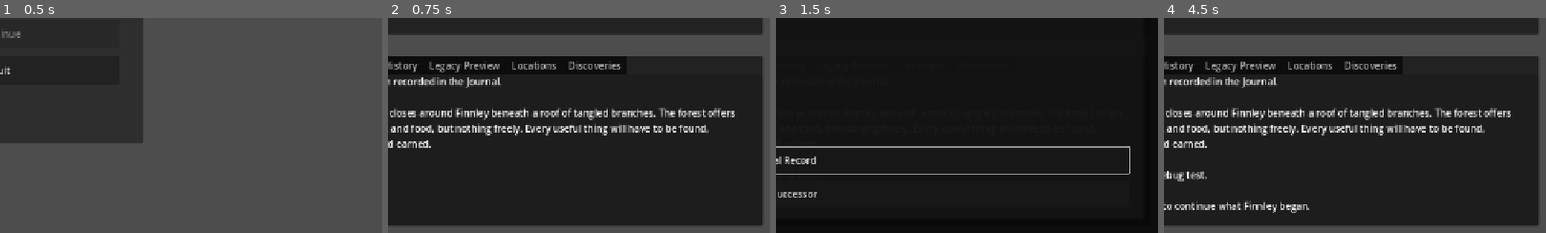
Above: before the commit, frames 1-4 (left to right).
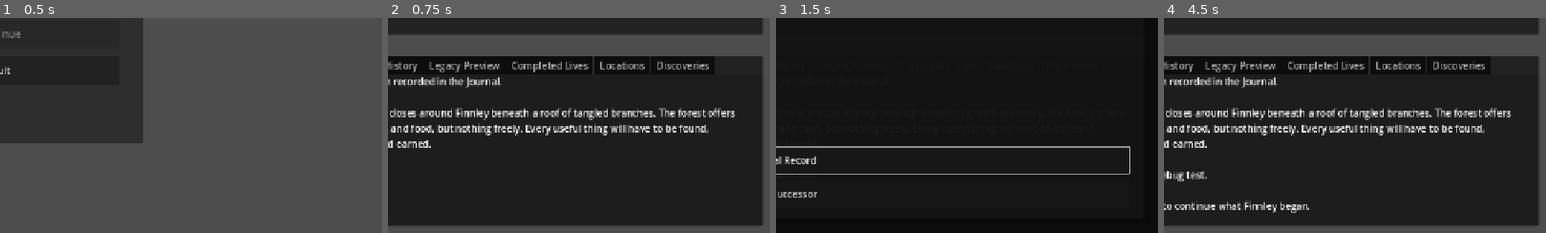
Above: after the commit, the same moments.

Repository: thegrundle-git/frontierthegame
Game: Godot game, scene res://scenes/ui/MainMenu.tscn
Same seed, same stepped clock (60 frames per second), same inputs: the game is played once before the commit and once after it.
Inputs:
- Up to frame 1 (0.5 s): no input
- Up to frame 2 (0.75 s): click "New Game" at 0.5 s
- Up to frame 3 (1.5 s): click "Load" at 1.25 s
- Up to frame 4 (4.5 s): click "Actions ▾" at 2 s; click "Travel ▸" at 2.75 s; click "Choose Successor" at 3.5 s; click "Continue as Rowan" at 4.25 s
The pictures show only the part of the screen within x 50-100%, y 50-100%; the shares and areas given below are measured in that part.

Frame 1 is identical in both runs. In frame 2, 1.0% of the frame differs, in the area x 32-84%, y 17-27%; in frame 3, less than 0.1%; in frame 4, 1.0%.

Commit message:
v0.5.10-alpha1 - Add completed lives journal

Diff:
--- a/scenes/ui/GameUI.tscn
+++ b/scenes/ui/GameUI.tscn
@@ -317,11 +317,45 @@
 tooltip_text = "Open Finnley's full legacy summary."
 text = "Open Legacy Summary"
 
+[node name="Completed Lives" type="MarginContainer" parent="ScreenMargin/MainLayout/MiddleRow/RightColumn/DetailTabs/Journal/JournalTabs"]
+visible = false
+layout_mode = 2
+size_flags_vertical = 3
+metadata/_tab_index = 3
+
+[node name="CompletedLivesLayout" type="VBoxContainer" parent="ScreenMargin/MainLayout/MiddleRow/RightColumn/DetailTabs/Journal/JournalTabs/Completed Lives"]
+layout_mode = 2
+size_flags_vertical = 3
+theme_override_constants/separation = 8
+
+[node name="CompletedLivesLog" type="RichTextLabel" parent="ScreenMargin/MainLayout/MiddleRow/RightColumn/DetailTabs/Journal/JournalTabs/Completed Lives/CompletedLivesLayout"]
+unique_name_in_owner = true
+layout_mode = 2
+size_flags_horizontal = 3
+size_flags_vertical = 3
+focus_mode = 2
+theme_override_constants/line_separation = 3
+text = "No completed lives have been recorded."
+selection_enabled = true
+
+[node name="CompletedLifeSelector" type="OptionButton" parent="ScreenMargin/MainLayout/MiddleRow/RightColumn/DetailTabs/Journal/JournalTabs/Completed Lives/CompletedLivesLayout"]
+unique_name_in_owner = true
+custom_minimum_size = Vector2(0, 42)
+layout_mode = 2
+focus_mode = 2
+
+[node name="OpenCompletedLifeButton" type="Button" parent="ScreenMargin/MainLayout/MiddleRow/RightColumn/DetailTabs/Journal/JournalTabs/Completed Lives/CompletedLivesLayout"]
+unique_name_in_owner = true
+custom_minimum_size = Vector2(0, 42)
+layout_mode = 2
+focus_mode = 2
+text = "Open Completed Life"
+
 [node name="Locations" type="MarginContainer" parent="ScreenMargin/MainLayout/MiddleRow/RightColumn/DetailTabs/Journal/JournalTabs" unique_id=1193564463]
 visible = false
 layout_mode = 2
 size_flags_vertical = 3
-metadata/_tab_index = 3
+metadata/_tab_index = 4
 
 [node name="LocationsLog" type="RichTextLabel" parent="ScreenMargin/MainLayout/MiddleRow/RightColumn/DetailTabs/Journal/JournalTabs/Locations" unique_id=1351369458]
 unique_name_in_owner = true
@@ -335,7 +369,7 @@
 visible = false
 layout_mode = 2
 size_flags_vertical = 3
-metadata/_tab_index = 4
+metadata/_tab_index = 5
 
 [node name="DiscoveriesLog" type="RichTextLabel" parent="ScreenMargin/MainLayout/MiddleRow/RightColumn/DetailTabs/Journal/JournalTabs/Discoveries" unique_id=220362884]
 unique_name_in_owner = true
@@ -350,7 +384,7 @@
 visible = false
 layout_mode = 2
 size_flags_vertical = 3
-metadata/_tab_index = 5
+metadata/_tab_index = 6
 
 [node name="LandmarksLog" type="RichTextLabel" parent="ScreenMargin/MainLayout/MiddleRow/RightColumn/DetailTabs/Journal/JournalTabs/Landmarks" unique_id=836744476]
 unique_name_in_owner = true
--- a/scripts/ui/GameUI.gd
+++ b/scripts/ui/GameUI.gd
@@ -15,6 +15,9 @@
 @onready var legacy_summary_screen: LegacySummaryScreen = %LegacySummaryScreen
 @onready var succession_screen: SuccessionScreen = %SuccessionScreen
 @onready var debug_death_button: Button = %DebugDeathButton
+@onready var completed_lives_log: RichTextLabel = %CompletedLivesLog
+@onready var completed_life_selector: OptionButton = %CompletedLifeSelector
+@onready var open_completed_life_button: Button = %OpenCompletedLifeButton
 @onready var inventory_label: RichTextLabel = %InventoryLabel
 @onready var skills_label: Label = %SkillsLabel
 @onready var tool_label: Label = %ToolLabel
@@ -102,6 +105,9 @@
 		_on_debug_death_pressed
 	)
 	debug_death_button.visible = OS.is_debug_build()
+	open_completed_life_button.pressed.connect(
+		_on_open_completed_life_pressed
+	)
 
 	ActionManager.action_started.connect(
 		_on_action_started
@@ -244,6 +250,7 @@
 	update_landmarks_journal()
 	update_history_journal()
 	update_legacy_preview()
+	update_completed_lives_journal()
 	update_journal_tab_visibility()
 	update_discoveries_journal()
 	_update_time()
@@ -1196,6 +1203,81 @@
 	)
 
 
+func update_completed_lives_journal() -> void:
+	var previous_character_id: String = ""
+	if completed_life_selector.selected >= 0:
+		previous_character_id = str(
+			completed_life_selector.get_item_metadata(
+				completed_life_selector.selected
+			)
+		)
+
+	completed_life_selector.clear()
+	var civilization: CivilizationData = GameManager.current_civilization
+
+	if civilization == null or civilization.archived_lives.is_empty():
+		completed_lives_log.text = "No completed lives have been recorded."
+		completed_life_selector.disabled = true
+		open_completed_life_button.disabled = true
+		return
+
+	var journal_text: String = ""
+	var restored_index: int = -1
+
+	for archived_life: ArchivedCharacterLife in civilization.archived_lives:
+		if archived_life == null or not archived_life.is_valid():
+			continue
+
+		if not journal_text.is_empty():
+			journal_text += "\n\n"
+
+		journal_text += (
+			archived_life.display_name
+			+ "\nDied on Day "
+			+ str(archived_life.life_record.death_day)
+			+ " — "
+			+ archived_life.life_record.cause_of_death
+		)
+
+		completed_life_selector.add_item(archived_life.display_name)
+		var index: int = completed_life_selector.item_count - 1
+		completed_life_selector.set_item_metadata(index, archived_life.character_id)
+		if archived_life.character_id == previous_character_id:
+			restored_index = index
+
+	completed_lives_log.text = journal_text
+	var has_entries: bool = completed_life_selector.item_count > 0
+	completed_life_selector.disabled = not has_entries
+	open_completed_life_button.disabled = not has_entries
+
+	if restored_index >= 0:
+		completed_life_selector.select(restored_index)
+
+
+func _on_open_completed_life_pressed() -> void:
+	if completed_life_selector.selected < 0:
+		return
+
+	var character_id: String = str(
+		completed_life_selector.get_item_metadata(
+			completed_life_selector.selected
+		)
+	)
+	var civilization: CivilizationData = GameManager.current_civilization
+	if civilization == null:
+		return
+
+	for archived_life: ArchivedCharacterLife in civilization.archived_lives:
+		if archived_life == null or archived_life.character_id != character_id:
+			continue
+
+		legacy_summary_screen.show_archived_summary(
+			archived_life,
+			civilization.history_entries
+		)
+		return
+
+
 func show_final_legacy_summary() -> void:
 	home_ui.visible = false
 	storage_ui.visible = false
--- a/scripts/ui/LegacySummaryScreen.gd
+++ b/scripts/ui/LegacySummaryScreen.gd
@@ -62,6 +62,23 @@
 	visible = true
 	move_to_front()
 	close_button.grab_focus()
+
+
+func show_archived_summary(
+	archived_life: ArchivedCharacterLife,
+	history_entries: Array[CivilizationHistoryEntry]
+) -> void:
+	if archived_life == null or not archived_life.is_valid():
+		return
+
+	var archived_data: SurvivorData = SurvivorData.new()
+	archived_data.character_id = archived_life.character_id
+	archived_data.display_name = archived_life.display_name
+	archived_data.is_alive = false
+	archived_data.life_record = archived_life.life_record
+
+	show_summary(archived_data, history_entries, false)
+	title_label.text = "COMPLETED LIFE"
 
 
 func _on_primary_button_pressed() -> void:
Not shown, changed: docs/ARCHITECTURE.md
Not shown, changed: docs/CHANGELOG.md
Not shown, changed: docs/DESIGN_PHILOSOPHY.md
Not shown, changed: docs/PROJECT_SNAPSHOT.md
